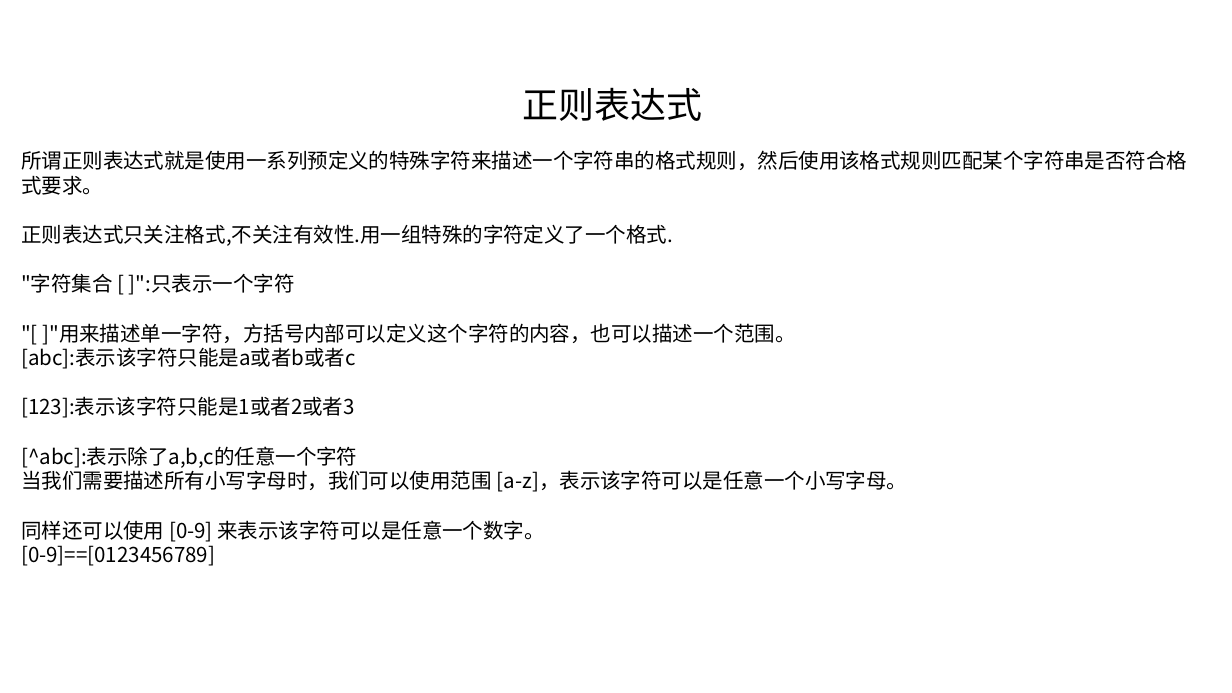
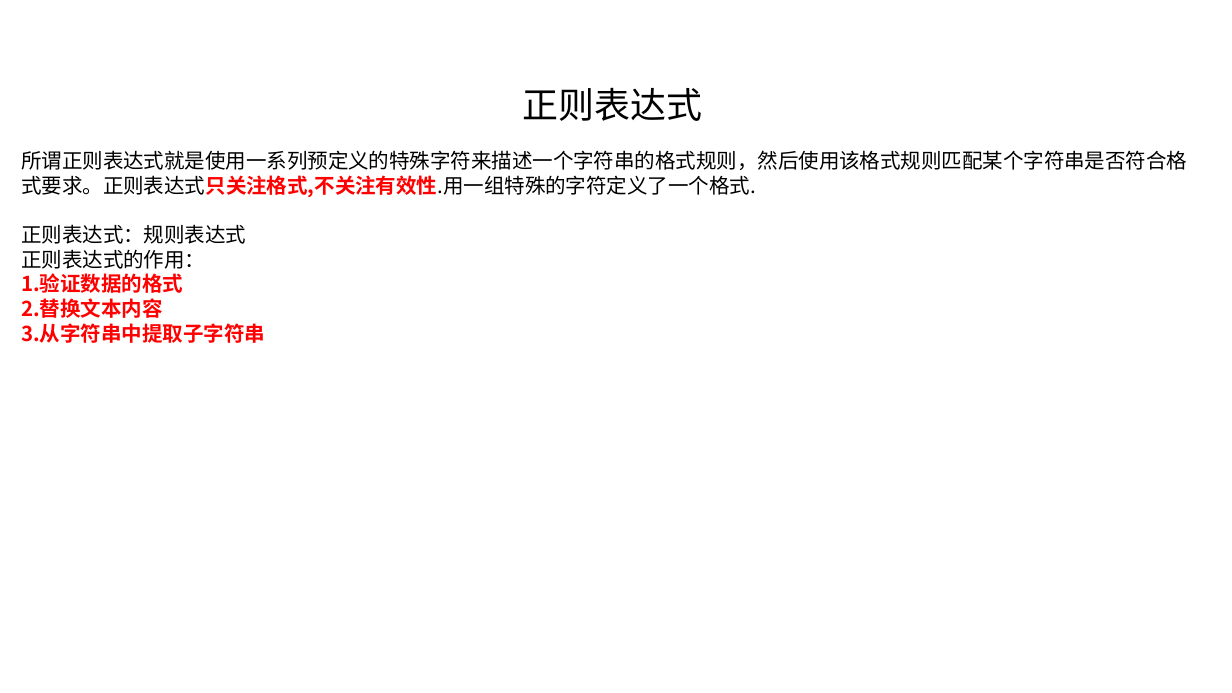
Before and after one commit to linkknown/PPT, a slide deck: slide 2 of 基础PPT/第12章：Java正则简介.pptx. Drawn at 1232x693 pixels with LibreOffice and Linux fonts; fonts in the diff are those of the drawing; background and template pictures are left out. Boxes give left, top, right and bottom in pixels: in the first picture for what was removed or moved away, otherwise in the second. Text is boxed around its words. In the diff, an @@ line names an element or a change of style, - is before the commit and + after.

```diff
--- a/基础PPT/第12章：Java正则简介.pptx
+++ b/基础PPT/第12章：Java正则简介.pptx
@@ text at <box>21,150,1187,343</box>: text changed @@
-所谓正则表达式就是使用一系列预定义的特殊字符来描述一个字符串的格式规则，然后使用该格式规则匹配某个字符串是否符合格式要求。
-正则表达式只关注格式,不关注有效性.用一组特殊的字符定义了一个格式.
-"字符集合 [ ]":只表示一个字符
-"[ ]"用来描述单一字符，方括号内部可以定义这个字符的内容，也可以描述一个范围。
-[abc]:表示该字符只能是a或者b或者c
-[123]:表示该字符只能是1或者2或者3
-[^abc]:表示除了a,b,c的任意一个字符
-当我们需要描述所有小写字母时，我们可以使用范围 [a-z]，表示该字符可以是任意一个小写字母。
-同样还可以使用 [0-9] 来表示该字符可以是任意一个数字。
-[0-9]==[0123456789]
+所谓正则表达式就是使用一系列预定义的特殊字符来描述一个字符串的格式规则，然后使用该格式规则匹配某个字符串是否符合格式要求。正则表达式只关注格式,不关注有效性.用一组特殊的字符定义了一个格式.
+正则表达式：规则表达式
+正则表达式的作用：
+1.验证数据的格式
+2.替换文本内容
+3.从字符串中提取子字符串
```
Also in this commit, not shown: 2 other slides changed, 1 slide added, 4 other files.
